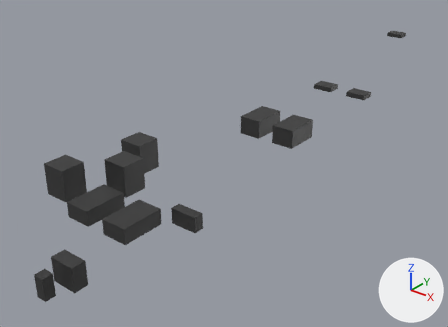
What one commit did to the OBJ model project/resources/3dModels/under_building/under_building.obj.
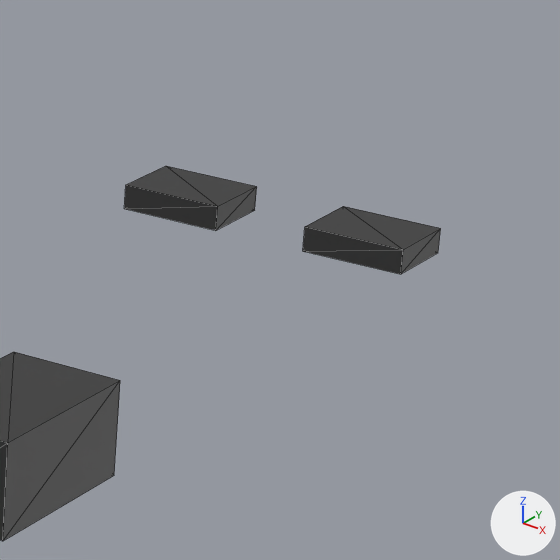
Old and new are each drawn whole from a camera (50 mm lens) standing at (1067.0, -1931.0, 740.0) and looking at (-92.0, -483.0, -159.0) and again close up on the part from 65% to 88% of the width and 15% to 47% of the height. The axes (+X, +Y, +Z) are drawn at lower right. The lights are the same throughout. The older version's two pictures come first. The close-ups show mesh edges as thin lines. Where no turn or scale is listed for an object, it has been applied to the vertices.

In view in the first close-up: 'under_building'.
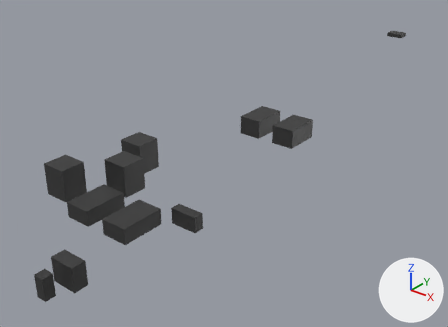
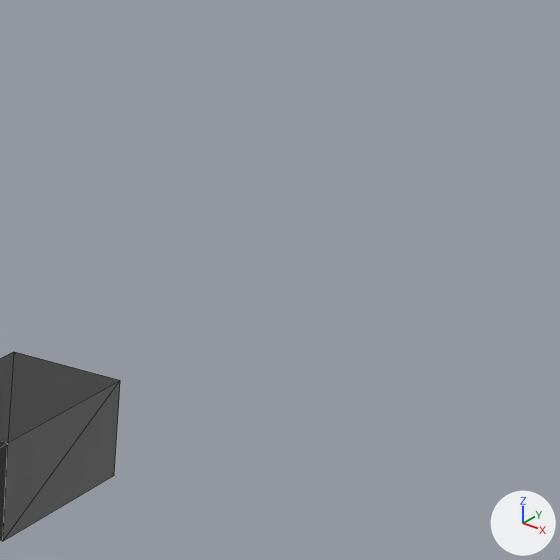
Where the change shows, as pixel boxes (x1, y1, x2, y2) in the close-ups (560 x 560 px):
'under_building', reshaped: before (0, 166, 441, 541); after (0, 352, 120, 541)
part 1 of me_under_building, deleted: before (124, 166, 257, 231)
part 2 of me_under_building, deleted: before (303, 206, 441, 274)

The change in detail:
me_under_building is used by ob_under_building; location (0.0, 0.0, 0.0).
me_under_building had 104 vertices, 156 faces and spanned x -157.0..282.0, y -1390.0..895.0, z -29.0..73.0.
me_under_building now has 88 vertices, 132 faces and spans x -157.0..282.0, y -1390.0..895.0, z -29.0..73.0.
me_under_building part 1: the loose piece of 8 vertices spanning x -35.0..35.0, y -26.0..26.0, z -8.0..8.0 is deleted.
me_under_building part 2: the loose piece of 8 vertices spanning x 99.0..169.0, y -26.0..26.0, z -8.0..8.0 is deleted.
